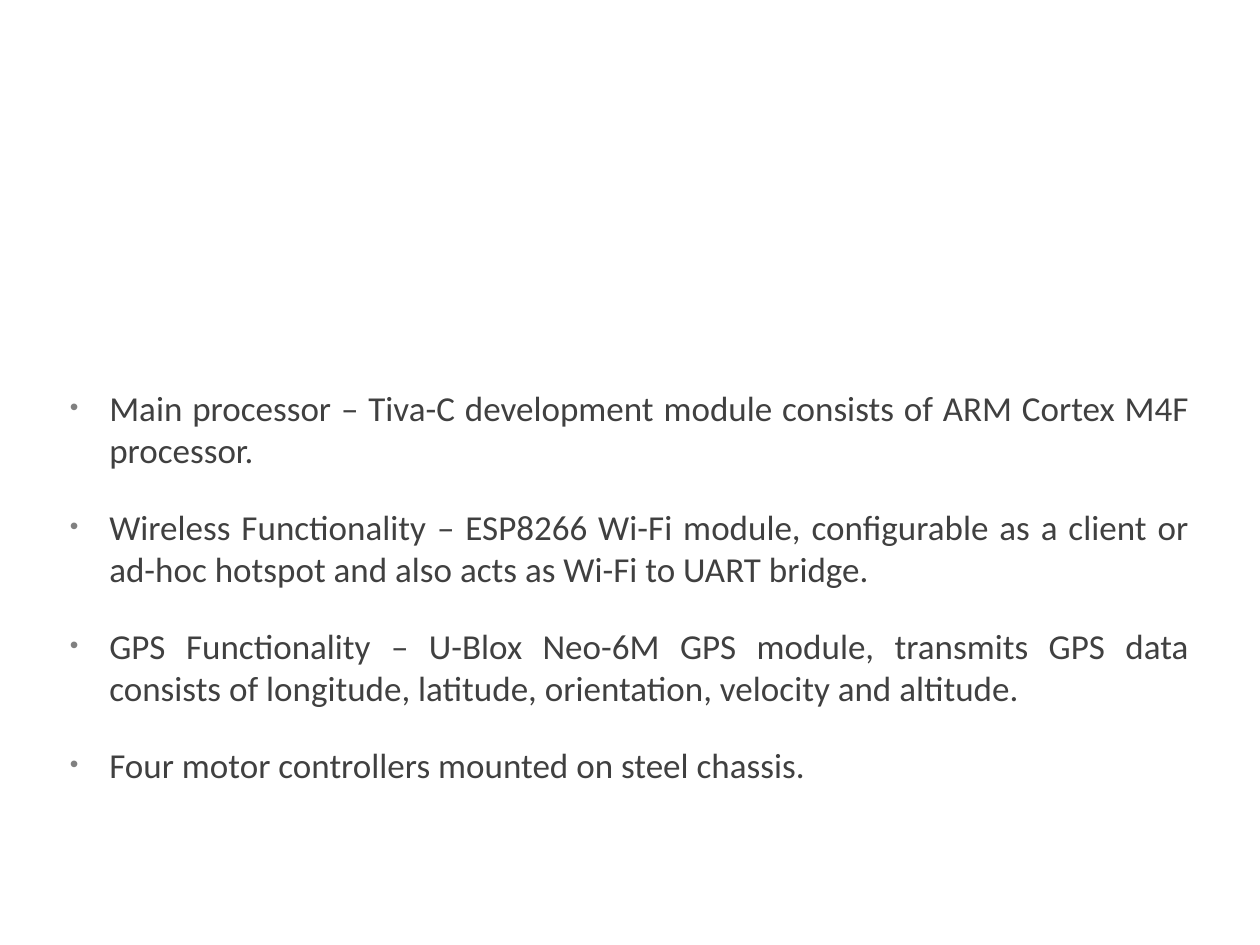
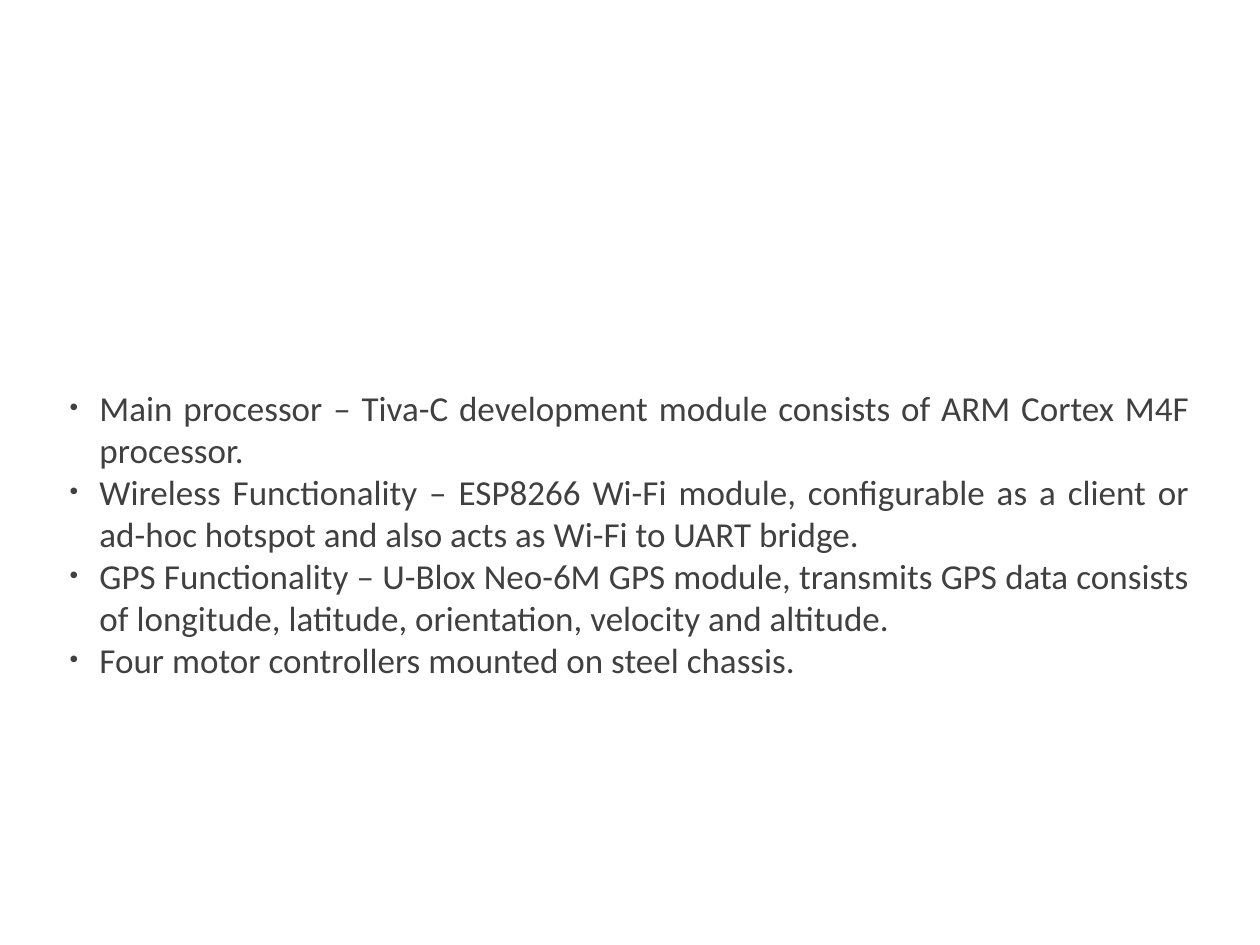
Before and after one commit to Shamshel/ECE5770, a slide deck: slide 3 of Documentation/Presentation.pptx. Drawn at 1260x945 pixels with LibreOffice and Linux fonts; fonts in the diff are those of the drawing; background and template pictures are left out. Boxes give left, top, right and bottom in pixels: in the first picture for what was removed or moved away, otherwise in the second. Text is boxed around its words. In the diff, an @@ line names an element or a change of style, - is before the commit and + after.

```diff
--- a/Documentation/Presentation.pptx
+++ b/Documentation/Presentation.pptx
@@ text "Main processor – Tiva-C development ..." at (99, 396, 1189, 674): indent changed; less space between paragraphs @@
```
Also in this commit, not shown: 5 other slides changed, 1 slide removed, 4 other files.
